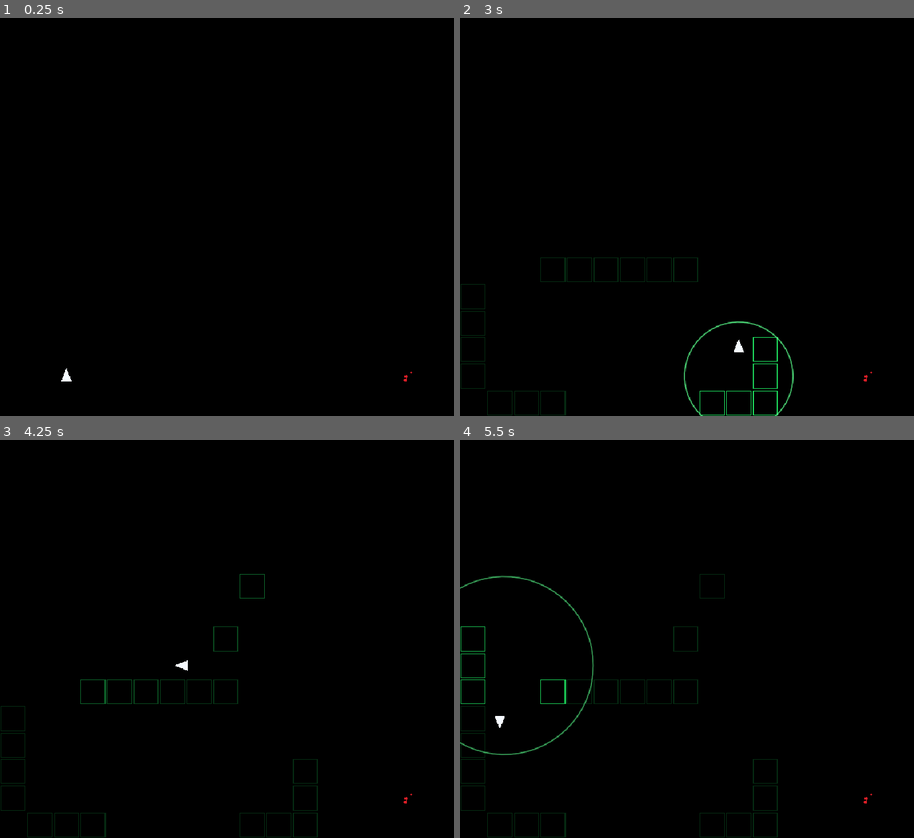
Above: before the commit, frames 1-4 (two rows, left to right).
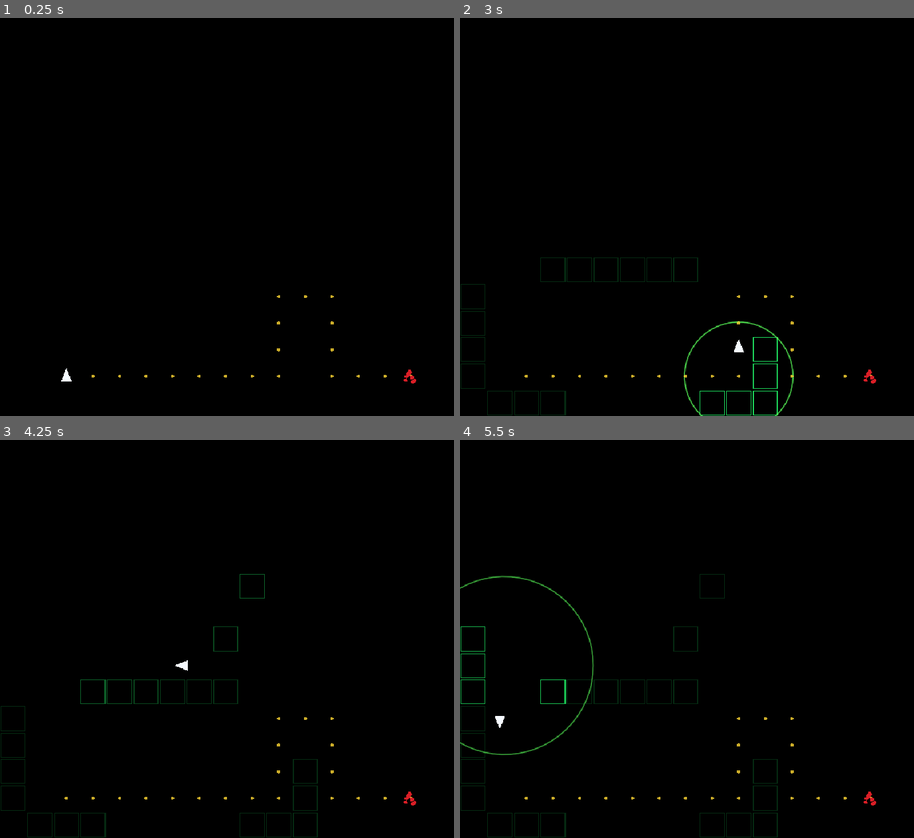
Above: after the commit, the same moments.

Repository: UnderstoodUseYourUsernameHere/Sonar
Game: Godot game, scene res://scenes/main.tscn
Same seed, same stepped clock (60 frames per second), same inputs: the game is played once before the commit and once after it.
Inputs (mouse positions are in pixels of both pictures, inside the frame that each line leads up to):
- Up to frame 1 (0.25 s): no input
- Up to frame 2 (3 s): tap Enter at 0.5 s; move the mouse to (841, 197) at 0.52 s; hold Right (move_right) 0.53-1.28 s; tap Space (ping) at 0.6, 2.75, 2.85 s; click (841, 197) at 0.67 s; move the mouse to (618, 236) at 1.27 s; hold S (move_down) 1.28-2.03 s; tap Alt at 1.35 s; move the mouse to (777, 129) at 2.02 s; hold Right (move_right) 2.03-2.78 s; tap Shift at 2.1 s; move the mouse to (700, 296) at 2.77 s; hold W (move_up) from 2.78 s (still down); click (700, 296) at 2.92 s
- Up to frame 3 (4.25 s): move the mouse to (426, 698) at 3.52 s; release W (move_up) at 3.53 s; hold Left (move_left) from 3.53 s (still down); tap Alt at 3.6 s
- Up to frame 4 (5.5 s): move the mouse to (564, 579) at 4.27 s; tap Shift at 4.35 s; move the mouse to (750, 639) at 5.02 s; release Left (move_left) at 5.03 s; hold S (move_down) from 5.03 s (still down); tap Space (ping) at 5.1 s; click (750, 639) at 5.17 s

The runs differ from the first frame. In frame 1, 0.1% of the frame differs, in the area x 20-92%, y 69-92%; in frame 2, 0.3%; in frame 3, 0.1%; in frame 4, 0.3%, in the area x 0-92%, y 34-92%.

Commit message:
Added monster drawing nearest path to player

Diff:
--- a/scripts/main.gd
+++ b/scripts/main.gd
@@ -11,13 +11,13 @@
 const PING_MAX_RADIUS: float = 8.5 * TILE_SIZE
 const PING_COOLDOWN: float = 0.4
 const PING_RING_WIDTH: float = 2.0
-const PING_RING_COLOR: Color = Color(0.35, 1.0, 0.55, 1.0)
+const PING_RING_COLOR: Color = Color(0.35, 1.0, 0.35, 1.0)
 
 const WALL_DIM_SEEN_ALPHA: float = 0.18 ## A wall thats been seen before never dims below this(its going to be an alpha, sigma oh my god!!!!)
 const WALL_FLASH_DURATION: float = 1.2
 
 const MONSTER_COLOR: Color = Color(0.85, 0.12, 0.15, 1.0)
-const MONSTER_DOT_COUNT: int = 3
+const MONSTER_DOT_COUNT: int = 11
 const MONSTER_CLUSTER_RADIUS: float = TILE_SIZE * 0.38
 
 const DEBUG_SHOW_MONSTER: bool = true
@@ -76,6 +76,8 @@
 var monster_draw_position: Vector2 = Vector2.ZERO
 var monster_dot_offsets: Array[Vector2] = []
 var monster_dot_sizes: Array[float] = []
+var astar: AStarGrid2D = AStarGrid2D.new() ## I really like this name for some reason!
+var debug_path: Array[Vector2i] = []
 
 func _ready() -> void:
 	if not _parse_map():
@@ -86,7 +88,14 @@
 	player_draw_position = _cell_center(player_cell)
 	monster_draw_position = _cell_center(monster_cell)
 	_build_monster_shape()
+
+	_build_astar()
+	debug_path = astar.get_id_path(monster_cell, player_cell)
+
+	if debug_path.is_empty():
+		push_warning("No debug route found between the spawn cells...?")
 	print("Offsets: ", monster_dot_offsets.size(), " | Sizes: ", monster_dot_sizes.size())
+	print("Debug path: ", debug_path)
 	queue_redraw()
 
 func _parse_map() -> bool:
@@ -130,6 +139,16 @@
 		return false
 	return true
 
+func _build_astar() -> void:
+	astar.region = Rect2i(0, 0, map_width, map_height)
+	astar.diagonal_mode = AStarGrid2D.DIAGONAL_MODE_NEVER
+	astar.default_compute_heuristic = AStarGrid2D.HEURISTIC_MANHATTAN
+	astar.default_estimate_heuristic = AStarGrid2D.HEURISTIC_MANHATTAN
+
+	astar.update()
+
+	for cell in wall_cells:
+		astar.set_point_solid(cell, true)
 
 func _process(delta: float) -> void:
 	if not map_is_valid:
@@ -311,6 +330,7 @@
 	_draw_pulses()
 
 	if DEBUG_SHOW_MONSTER:
+		_draw_debug_path()
 		_draw_monster_at(monster_draw_position, 1.0)
 
 	_draw_player()
@@ -411,3 +431,10 @@
 		var dot_radius: float = monster_dot_sizes[dot_index]
 
 		draw_circle(dot_position, dot_radius, color)
+
+func _draw_debug_path() -> void:
+	var color: Color = Color(1.0, 0.85, 0.2, 0.8)
+
+	for cell in debug_path:
+		var center: Vector2 = _cell_center(cell)
+		draw_circle(center, 3.0, color)
